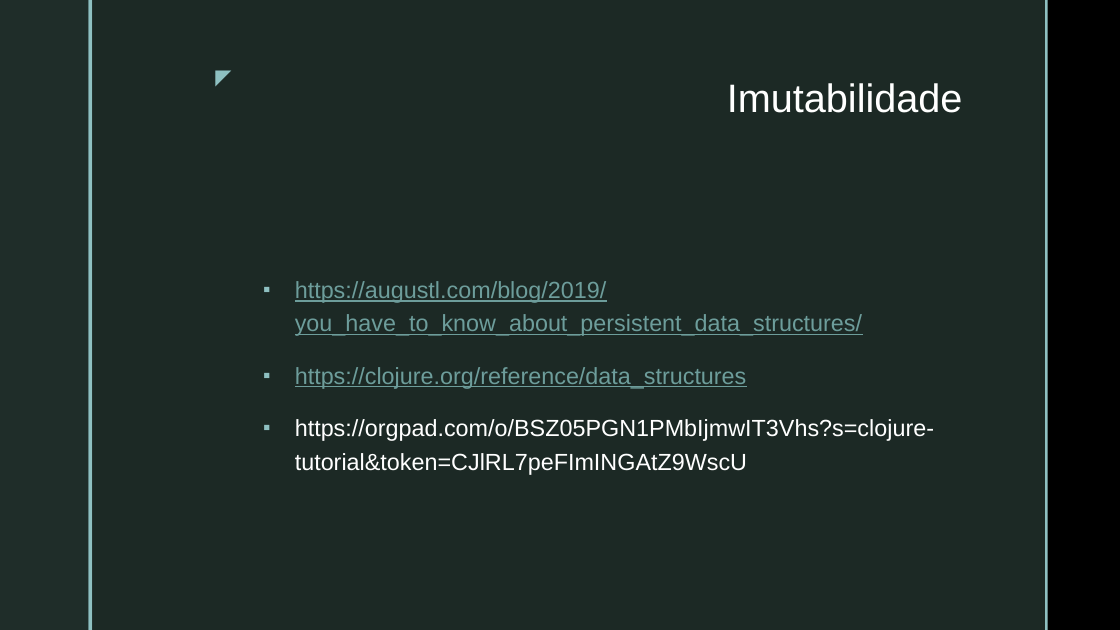
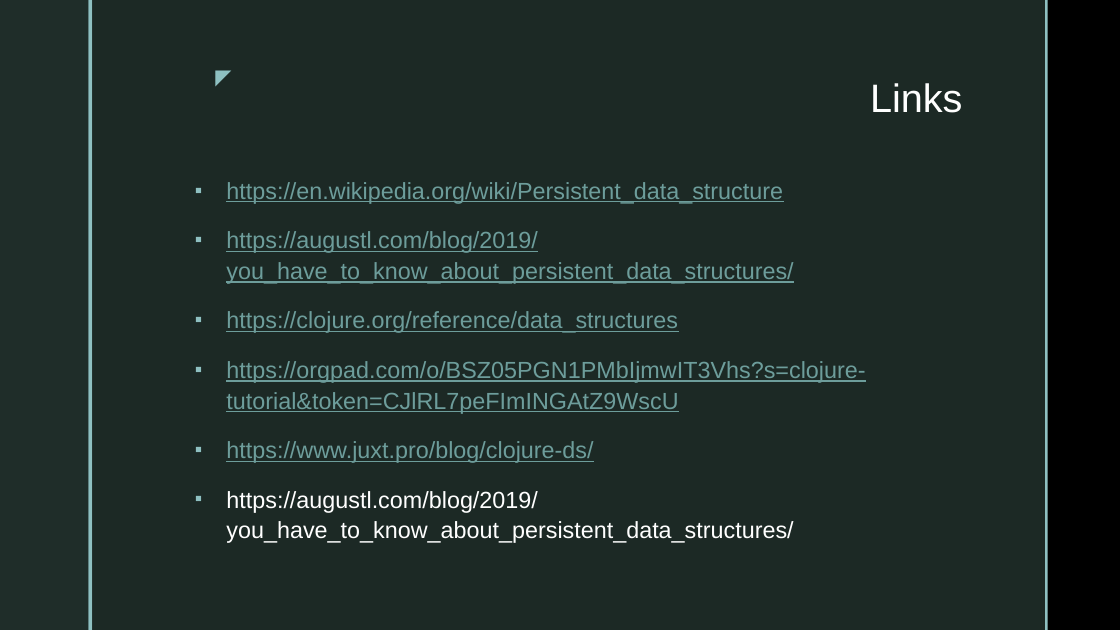
Before and after one commit to VictorInacio/curso-clojure-mybank, a slide deck: slide 18 of doc/NUBOOT-MOD3-PROG-TEC-CLJ.pptx (slide 14 before the commit). Drawn at 1120x630 pixels with LibreOffice and Linux fonts; fonts in the diff are those of the drawing; background and template pictures are left out. Boxes give left, top, right and bottom in pixels: in the first picture for what was removed or moved away, otherwise in the second. Text is boxed around its words. In the diff, an @@ line names an element or a change of style, - is before the commit and + after.

```diff
--- a/doc/NUBOOT-MOD3-PROG-TEC-CLJ.pptx
+++ b/doc/NUBOOT-MOD3-PROG-TEC-CLJ.pptx
@@ title at (x1=870, y1=83, x2=962, y2=113): text changed @@
-Imutabilidade
+Links
@@ text "https://en.wikipedia.org/wiki/Persistent_data_structure" moved from (x1=295, y1=281, x2=934, y2=475) to (x1=226, y1=182, x2=865, y2=543) @@
@@ text at (x1=226, y1=182, x2=783, y2=204): paragraph added @@
+▪ https://en.wikipedia.org/wiki/Persistent_data_structure
@@ text at (x1=226, y1=231, x2=865, y2=414): text colour #FFFFFF to #6D9D9B, underline on in "https://orgpad.com/o/BSZ05PGN1PMbIjmwIT3Vhs?s=clojure-tutori ..."; line spacing 1.2 to 1.1 @@
@@ text at (x1=226, y1=441, x2=793, y2=543): paragraphs added @@
+▪ https://www.juxt.pro/blog/clojure-ds/
+▪ https://augustl.com/blog/2019/you_have_to_know_about_persistent_data_structures/
```
Also in this commit, not shown: 4 other slides changed, 4 slides added, 1 slide removed, 9 other files.
